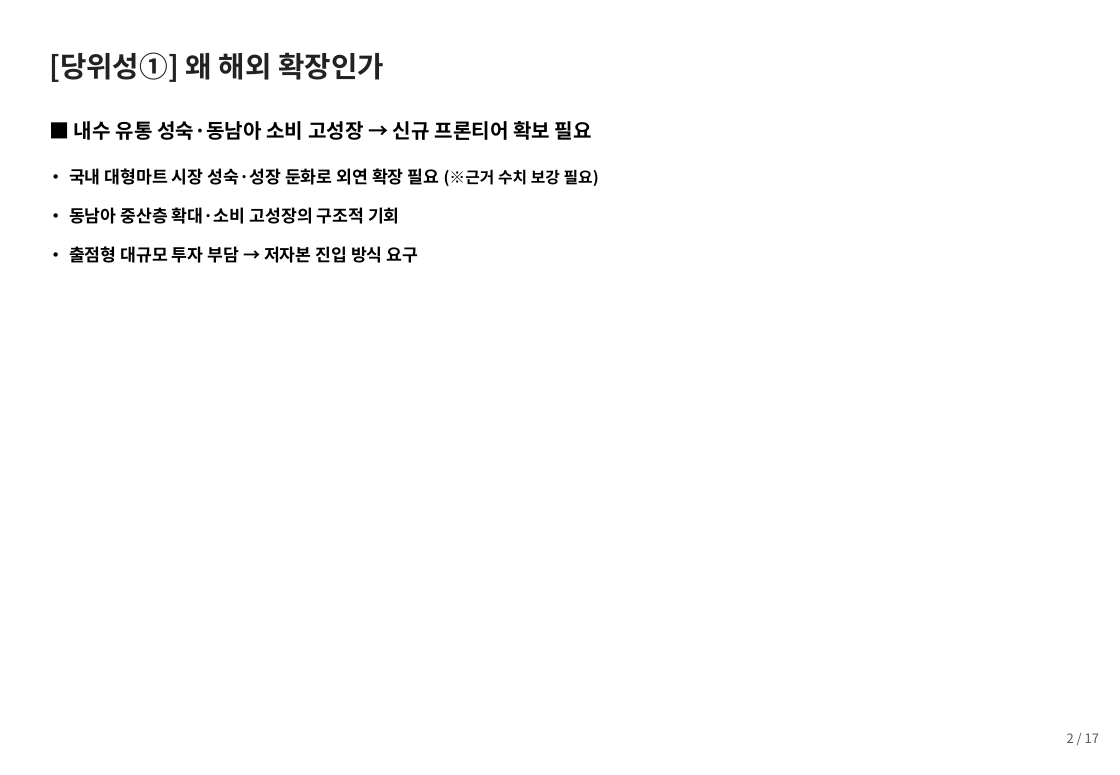
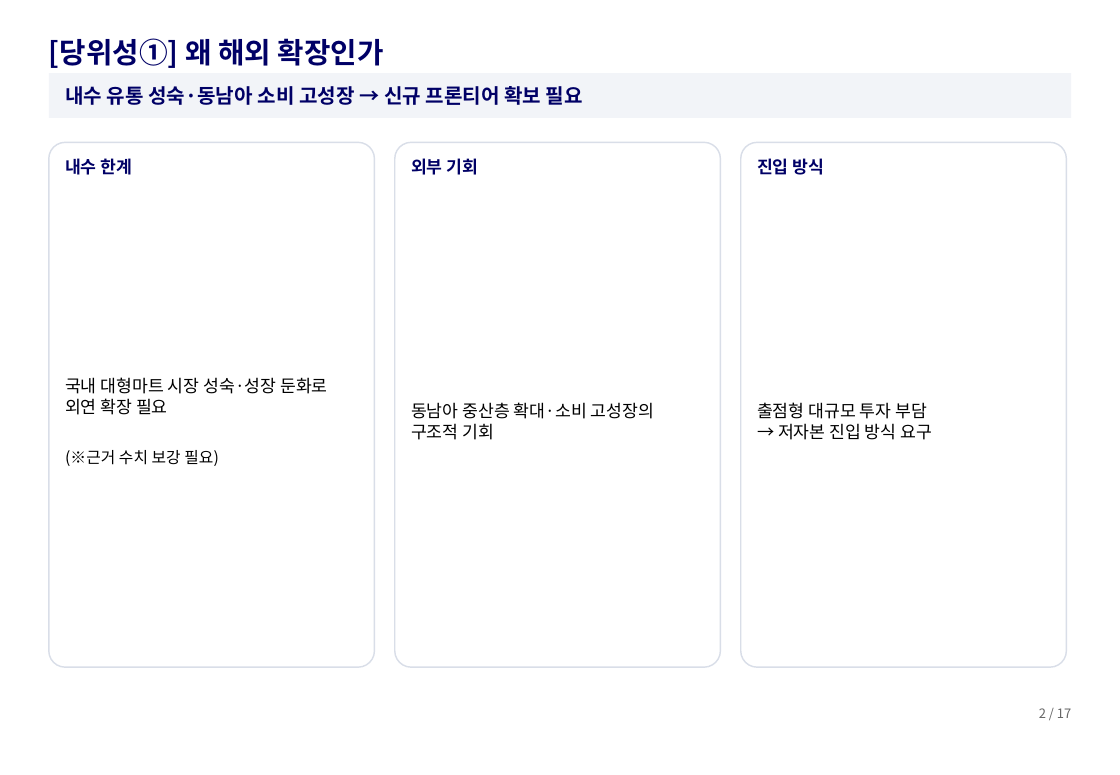
Before and after one commit to avoseed/web1, a slide deck: slide 3 of output/캄보디아_확장기획.pptx. Drawn at 1120x775 pixels with LibreOffice and Linux fonts; fonts in the diff are those of the drawing. Boxes give left, top, right and bottom in pixels: in the first picture for what was removed or moved away, otherwise in the second. Text is boxed around its words. In the diff, an @@ line names an element or a change of style, - is before the commit and + after.

```diff
--- a/output/캄보디아_확장기획.pptx
+++ b/output/캄보디아_확장기획.pptx
@@ text "[당위성①] 왜 해외 확장인가": place and size @@
-text "[당위성①] 왜 해외 확장인가" at <box>49,52,384,82</box>
+text "[당위성①] 왜 해외 확장인가" at <box>49,38,384,68</box>
@@ text "[당위성①] 왜 해외 확장인가" at <box>49,38,384,68</box>: text colour #222222 to #000066; vertical alignment top to bottom @@
@@ rectangle added at <box>49,73,1071,118</box>, fill #F2F4F8 @@
@@ text at <box>65,86,583,105</box>: text changed; text colour #000000 to #000066 @@
-■ 내수 유통 성숙·동남아 소비 고성장 → 신규 프론티어 확보 필요
+내수 유통 성숙·동남아 소비 고성장 → 신규 프론티어 확보 필요
@@ rounded rectangle added at <box>49,143,374,668</box>, fill #FFFFFF, outline #D9DEE8 1 pt @@
@@ rounded rectangle added at <box>395,143,721,668</box>, fill #FFFFFF, outline #D9DEE8 1 pt @@
@@ rounded rectangle added at <box>741,143,1067,668</box>, fill #FFFFFF, outline #D9DEE8 1 pt @@
@@ text added at <box>65,158,133,175</box>, 12 pt, text #000066, bold @@
+내수 한계
@@ text added at <box>411,158,479,175</box>, 12 pt, text #000066, bold @@
+외부 기회
@@ text added at <box>757,158,825,175</box>, 12 pt, text #000066, bold @@
+진입 방식
@@ vertical alignment top to middle in 4 elements at <box>65,86,583,105</box>, <box>411,402,654,440</box>, <box>757,402,932,440</box>, <box>65,377,328,466</box> @@
@@ text at <box>65,377,328,466</box>: text changed; bold off @@
-• 국내 대형마트 시장 성숙·성장 둔화로 외연 확장 필요 (※근거 수치 보강 필요)
+국내 대형마트 시장 성숙·성장 둔화로
+외연 확장 필요
+(※근거 수치 보강 필요)
@@ text at <box>411,402,654,440</box>: text changed; bold off @@
-• 동남아 중산층 확대·소비 고성장의 구조적 기회
+동남아 중산층 확대·소비 고성장의
+구조적 기회
@@ text at <box>757,402,932,440</box>: text changed; bold off @@
-• 출점형 대규모 투자 부담 → 저자본 진입 방식 요구
+출점형 대규모 투자 부담
+→ 저자본 진입 방식 요구
@@ text "2 / 17": place and size @@
-text "2 / 17" at <box>1067,733,1099,743</box>
+text "2 / 17" at <box>1039,708,1071,718</box>
@@ text "2 / 17" at <box>1039,708,1071,718</box>: text colour #595959 to #666666 @@
```
Also in this commit, not shown: 17 other slides changed, 1 other file.
